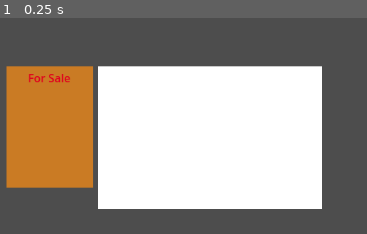
Above: before the commit, frame 1.
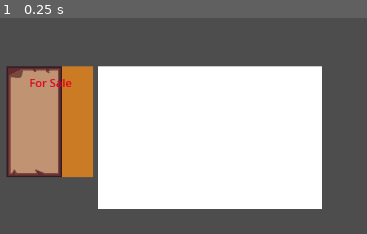
Above: after the commit, the same moment.

Repository: Missingreference/LDJam-58-Game
Game: Godot game, scene res://scenes/game.tscn
The game is run twice, just before and just after one commit, with the same random seed, the same clock (stepped at 60 frames per second) and the same inputs.
Inputs:
- Up to frame 1 (0.25 s): no input
The pictures show only the part of the screen within x 0-50%, y 43-93%; the shares and areas given below are measured in that part.

The runs differ from the first frame. In frame 1, 9.1% of the frame differs, in the area x 1-26%, y 22-79%.

Commit message:
Add ShopMenuEdit scene
A control node for editing what is on the menu

Diff:
--- /dev/null
+++ b/scenes/shop_menu_edit.tscn
@@ -0,0 +1,81 @@
+[gd_scene load_steps=3 format=3 uid="uid://b5u80hs3b3vbp"]
+
+[ext_resource type="Script" uid="uid://cjxumhmdxxubr" path="res://scripts/shop_menu_edit.gd" id="1_ef4hk"]
+[ext_resource type="Texture2D" uid="uid://dv480hc50nmte" path="res://assets/sprites/scroll.png" id="2_pgh2g"]
+
+[node name="ShopMenuEdit" type="Control"]
+layout_mode = 3
+anchors_preset = 15
+anchor_right = 1.0
+anchor_bottom = 1.0
+grow_horizontal = 2
+grow_vertical = 2
+script = ExtResource("1_ef4hk")
+
+[node name="Sprite2D" type="Sprite2D" parent="."]
+position = Vector2(577, 332)
+texture = ExtResource("2_pgh2g")
+
+[node name="MarginContainer" type="MarginContainer" parent="Sprite2D"]
+anchors_preset = 15
+anchor_right = 1.0
+anchor_bottom = 1.0
+offset_left = -175.0
+offset_top = -175.0
+offset_right = -175.0
+offset_bottom = -175.0
+grow_horizontal = 2
+grow_vertical = 2
+theme_override_constants/margin_left = 40
+theme_override_constants/margin_top = 46
+theme_override_constants/margin_right = 40
+theme_override_constants/margin_bottom = 10
+
+[node name="VBoxContainer" type="VBoxContainer" parent="Sprite2D/MarginContainer"]
+layout_mode = 2
+
+[node name="HBoxContainer" type="HBoxContainer" parent="Sprite2D/MarginContainer/VBoxContainer"]
+layout_mode = 2
+alignment = 1
+
+[node name="Label" type="Label" parent="Sprite2D/MarginContainer/VBoxContainer/HBoxContainer"]
+layout_mode = 2
+text = "Qty"
+
+[node name="Label2" type="Label" parent="Sprite2D/MarginContainer/VBoxContainer/HBoxContainer"]
+layout_mode = 2
+size_flags_horizontal = 3
+text = "Item"
+horizontal_alignment = 1
+
+[node name="Label3" type="Label" parent="Sprite2D/MarginContainer/VBoxContainer/HBoxContainer"]
+layout_mode = 2
+text = "Price"
+
+[node name="Line" type="ColorRect" parent="Sprite2D/MarginContainer/VBoxContainer"]
+custom_minimum_size = Vector2(0, 2)
+layout_mode = 2
+
+[node name="VBoxContainer" type="VBoxContainer" parent="Sprite2D/MarginContainer/VBoxContainer"]
+layout_mode = 2
+
+[node name="PlusButton" type="Button" parent="Sprite2D/MarginContainer/VBoxContainer"]
+layout_mode = 2
+text = "+"
+
+[node name="CloseButton" type="Button" parent="Sprite2D"]
+anchors_preset = 7
+anchor_left = 0.5
+anchor_top = 1.0
+anchor_right = 0.5
+anchor_bottom = 1.0
+offset_left = -200.0
+offset_top = -261.0
+offset_right = -150.0
+offset_bottom = -230.0
+grow_horizontal = 2
+grow_vertical = 0
+text = "Close"
+
+[connection signal="pressed" from="Sprite2D/MarginContainer/VBoxContainer/PlusButton" to="." method="_on_plus_button_pressed"]
+[connection signal="pressed" from="Sprite2D/CloseButton" to="." method="_on_close_button_pressed"]
--- /dev/null
+++ b/scenes/shop_menu_edit_item.tscn
@@ -0,0 +1,39 @@
+[gd_scene load_steps=2 format=3 uid="uid://4p6h7hifm24w"]
+
+[ext_resource type="Script" uid="uid://c4k2ja4kv2heh" path="res://scripts/shop_menu_edit_item.gd" id="1_8ketc"]
+
+[node name="ShopMenuEditItem" type="HBoxContainer"]
+anchors_preset = 15
+anchor_right = 1.0
+anchor_bottom = 1.0
+grow_horizontal = 2
+grow_vertical = 2
+size_flags_horizontal = 3
+script = ExtResource("1_8ketc")
+
+[node name="MinusButton" type="Button" parent="."]
+layout_mode = 2
+text = "-"
+
+[node name="QtyLabel" type="Label" parent="."]
+layout_mode = 2
+text = "1"
+horizontal_alignment = 1
+
+[node name="PlusButton" type="Button" parent="."]
+layout_mode = 2
+text = "+"
+
+[node name="NameLabel" type="Label" parent="."]
+layout_mode = 2
+size_flags_horizontal = 3
+text = "Potion of Healing"
+horizontal_alignment = 1
+
+[node name="PriceLabel" type="Label" parent="."]
+layout_mode = 2
+text = "25"
+horizontal_alignment = 1
+
+[connection signal="pressed" from="MinusButton" to="." method="_on_minus_button_pressed"]
+[connection signal="pressed" from="PlusButton" to="." method="_on_plus_button_pressed"]
--- a/scenes/shop_menu_small.tscn
+++ b/scenes/shop_menu_small.tscn
@@ -1,23 +1,27 @@
-[gd_scene load_steps=2 format=3 uid="uid://wouky70rg5pj"]
+[gd_scene load_steps=3 format=3 uid="uid://wouky70rg5pj"]
 
 [ext_resource type="Script" uid="uid://bhfxmachxx35w" path="res://scripts/shop_menu_small.gd" id="1_cx56u"]
+[ext_resource type="Texture2D" uid="uid://cbdvh7agg2px" path="res://assets/sprites/sale_board.png" id="2_2nc26"]
 
 [node name="ShopMenuSmall" type="ColorRect"]
-custom_minimum_size = Vector2(125, 175)
+custom_minimum_size = Vector2(80, 160)
 color = Color(0.7921569, 0.48235294, 0.14117648, 1)
 script = ExtResource("1_cx56u")
 
+[node name="Sprite2D" type="Sprite2D" parent="."]
+texture = ExtResource("2_2nc26")
+centered = false
+
 [node name="MarginContainer" type="MarginContainer" parent="."]
+clip_contents = true
 layout_mode = 1
 anchors_preset = 15
 anchor_right = 1.0
 anchor_bottom = 1.0
-offset_top = -0.5
-offset_bottom = 0.5
 grow_horizontal = 2
 grow_vertical = 2
-theme_override_constants/margin_left = 5
-theme_override_constants/margin_top = 5
+theme_override_constants/margin_left = 9
+theme_override_constants/margin_top = 12
 theme_override_constants/margin_right = 5
 theme_override_constants/margin_bottom = 5
 
@@ -38,6 +42,7 @@
 alignment = 1
 
 [node name="ColorRect" type="ColorRect" parent="MarginContainer/VBoxContainer/Item1"]
+visible = false
 clip_contents = true
 custom_minimum_size = Vector2(25, 25)
 layout_mode = 2
@@ -45,7 +50,8 @@
 [node name="Label" type="Label" parent="MarginContainer/VBoxContainer/Item1"]
 layout_mode = 2
 size_flags_horizontal = 3
-text = "Swords: 1"
+theme_override_font_sizes/font_size = 10
+text = "Sword: 1"
 clip_text = true
 
 [node name="Item2" type="HBoxContainer" parent="MarginContainer/VBoxContainer"]
@@ -53,6 +59,7 @@
 alignment = 1
 
 [node name="ColorRect" type="ColorRect" parent="MarginContainer/VBoxContainer/Item2"]
+visible = false
 clip_contents = true
 custom_minimum_size = Vector2(25, 25)
 layout_mode = 2
@@ -60,7 +67,8 @@
 [node name="Label" type="Label" parent="MarginContainer/VBoxContainer/Item2"]
 layout_mode = 2
 size_flags_horizontal = 3
-text = "Potions: 10"
+theme_override_font_sizes/font_size = 10
+text = "Potion: 10"
 clip_text = true
 
 [node name="Item3" type="HBoxContainer" parent="MarginContainer/VBoxContainer"]
@@ -68,6 +76,7 @@
 alignment = 1
 
 [node name="ColorRect" type="ColorRect" parent="MarginContainer/VBoxContainer/Item3"]
+visible = false
 clip_contents = true
 custom_minimum_size = Vector2(25, 25)
 layout_mode = 2
@@ -75,7 +84,8 @@
 [node name="Label" type="Label" parent="MarginContainer/VBoxContainer/Item3"]
 layout_mode = 2
 size_flags_horizontal = 3
-text = "Armour: 10"
+theme_override_font_sizes/font_size = 10
+text = "Armor: 10"
 clip_text = true
 
 [node name="Item4" type="HBoxContainer" parent="MarginContainer/VBoxContainer"]
@@ -83,6 +93,7 @@
 alignment = 1
 
 [node name="ColorRect" type="ColorRect" parent="MarginContainer/VBoxContainer/Item4"]
+visible = false
 clip_contents = true
 custom_minimum_size = Vector2(25, 25)
 layout_mode = 2
@@ -90,7 +101,8 @@
 [node name="Label" type="Label" parent="MarginContainer/VBoxContainer/Item4"]
 layout_mode = 2
 size_flags_horizontal = 3
-text = "Bows: 3"
+theme_override_font_sizes/font_size = 10
+text = "Bow: 3"
 clip_text = true
 
 [node name="Item5" type="HBoxContainer" parent="MarginContainer/VBoxContainer"]
@@ -99,6 +111,7 @@
 alignment = 1
 
 [node name="ColorRect" type="ColorRect" parent="MarginContainer/VBoxContainer/Item5"]
+visible = false
 clip_contents = true
 custom_minimum_size = Vector2(25, 25)
 layout_mode = 2
@@ -106,7 +119,8 @@
 [node name="Label" type="Label" parent="MarginContainer/VBoxContainer/Item5"]
 layout_mode = 2
 size_flags_horizontal = 3
-text = "HP Potions: 13"
+theme_override_font_sizes/font_size = 10
+text = "HP Potion: 13"
 clip_text = true
 
 [node name="HighlightColorRect" type="ColorRect" parent="."]
--- a/scripts/game_data.gd
+++ b/scripts/game_data.gd
@@ -7,7 +7,7 @@
     four
 }
 
-var inventory = {}
+var inventory = Inventory.new()
 
 # Items available in the shop
 # Index on the name of the item
--- /dev/null
+++ b/scripts/shop_menu_edit.gd
@@ -0,0 +1,72 @@
+extends Control
+
+signal closed
+
+const shop_menu_edit_item = preload("res://scenes/shop_menu_edit_item.tscn")
+
+@onready var _edit_item_list = $Sprite2D/MarginContainer/VBoxContainer/VBoxContainer
+@onready var _plus_button = $Sprite2D/MarginContainer/VBoxContainer/PlusButton
+
+var game_data: GameData
+
+
+func _ready():
+    # If running scene standalone
+    if get_tree().current_scene == self:
+        # Test data
+        var potions = []
+        potions.resize(10)
+        potions.fill(Item.Create("Potion"))
+        self.game_data = GameData.new()
+        self.game_data.inventory.AddItem(Item.Create("Sword"))
+        self.game_data.inventory.AddItem(Item.Create("Sword"))
+        self.game_data.inventory.AddItem(Item.Create("Bow"))
+        self.game_data.inventory.AddItem(Item.Create("Bow"))
+        self.game_data.inventory.AddItem(Item.Create("Bow"))
+        for pot in potions:
+            self.game_data.inventory.AddItem(pot)
+
+
+func _on_plus_button_pressed():
+    # TODO: fetch item from warehouse
+    var item = Item.Create("Sword")
+    self.game_data.inventory.RemoveItem(item)
+
+    var edit_item = shop_menu_edit_item.instantiate()
+    edit_item.item_name = item.name
+    edit_item.price = 10
+
+    # Update button state based on item count available
+    var item_count = self.game_data.inventory.GetItemCount(item)
+    if item_count <= 0:
+        edit_item.plus_button.disabled = true
+
+    edit_item.quantity_changed.connect(self._item_quantity_changed.bind(edit_item, item))
+    self._edit_item_list.add_child(edit_item)
+
+    # Check if at max capacity
+    if self._edit_item_list.get_child_count() >= 5:
+        self._plus_button.visible = false
+
+
+func _item_quantity_changed(change_amount, edit_item: ShopMenuEditItem, item: Item):
+    # Update warehouse inventory
+    if change_amount < 0:
+        self.game_data.inventory.AddItem(item)
+    elif change_amount > 0:
+        var success = self.game_data.inventory.RemoveItem(item)
+        assert(success, "Inconsistent item quantity between inventory and shop menu")
+
+    # Update button state based on item count available
+    var item_count = self.game_data.inventory.GetItemCount(item)
+    if item_count <= 0:
+        edit_item.plus_button.disabled = true
+    else:
+        edit_item.plus_button.disabled = false
+
+    if edit_item.quantity <= 0:
+        self.remove_child(edit_item)
+
+
+func _on_close_button_pressed():
+    self.closed.emit()
--- /dev/null
+++ b/scripts/shop_menu_edit_item.gd
@@ -0,0 +1,33 @@
+class_name ShopMenuEditItem
+extends HBoxContainer
+
+signal quantity_changed(int)
+
+@onready var _qty_label: Label = $QtyLabel
+@onready var _name_label: Label = $NameLabel
+@onready var _price_label: Label = $PriceLabel
+
+@onready var plus_button: Button = $PlusButton
+@onready var minus_button: Button = $MinusButton
+
+var item_name: String
+var price: int
+var quantity: int = 1
+
+
+func _ready():
+    self._qty_label.text = "%d" % self.quantity
+    self._name_label.text = self.item_name
+    self._price_label.text = "%d" % self.price
+
+
+func _on_minus_button_pressed():
+    self.quantity -= 1
+    self.quantity_changed.emit(-1)
+    self._qty_label.text = "%d" % self.quantity
+
+
+func _on_plus_button_pressed():
+    self.quantity += 1
+    self.quantity_changed.emit(1)
+    self._qty_label.text = "%d" % self.quantity
Not shown, added: assets/sprites/sale_board.png.import
Not shown, added: assets/sprites/scroll.png.import
Not shown, added: assets/sprites/stall.png.import
Not shown, added: scripts/shop_menu_edit.gd.uid
Not shown, added: scripts/shop_menu_edit_item.gd.uid
